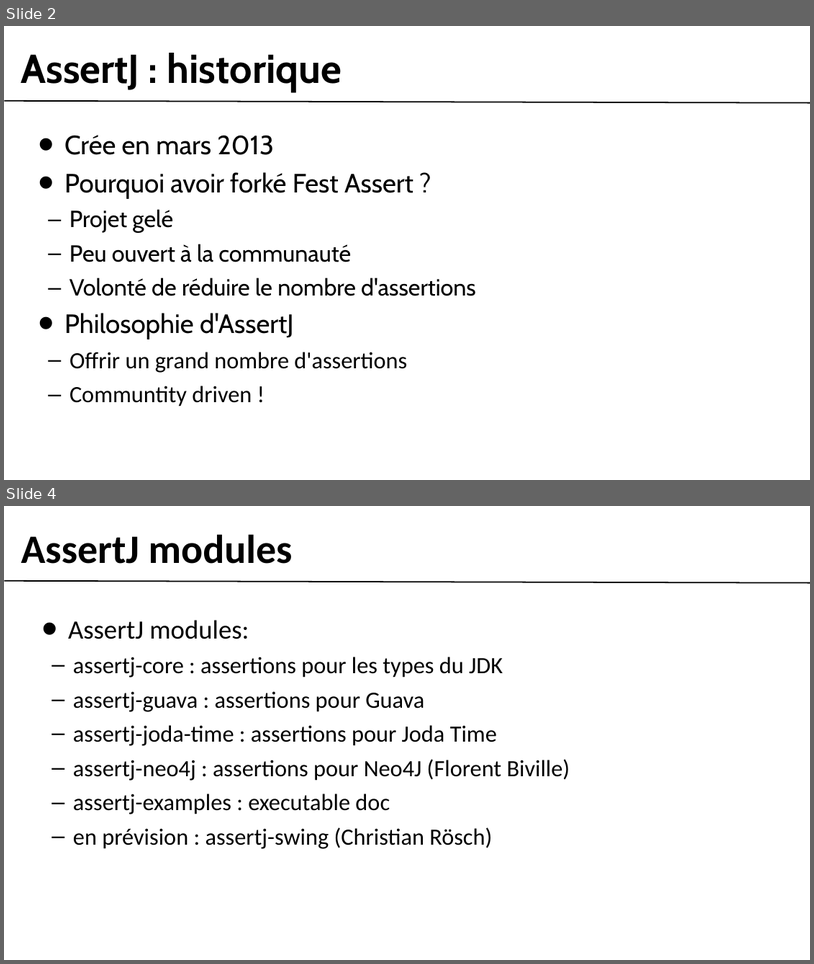
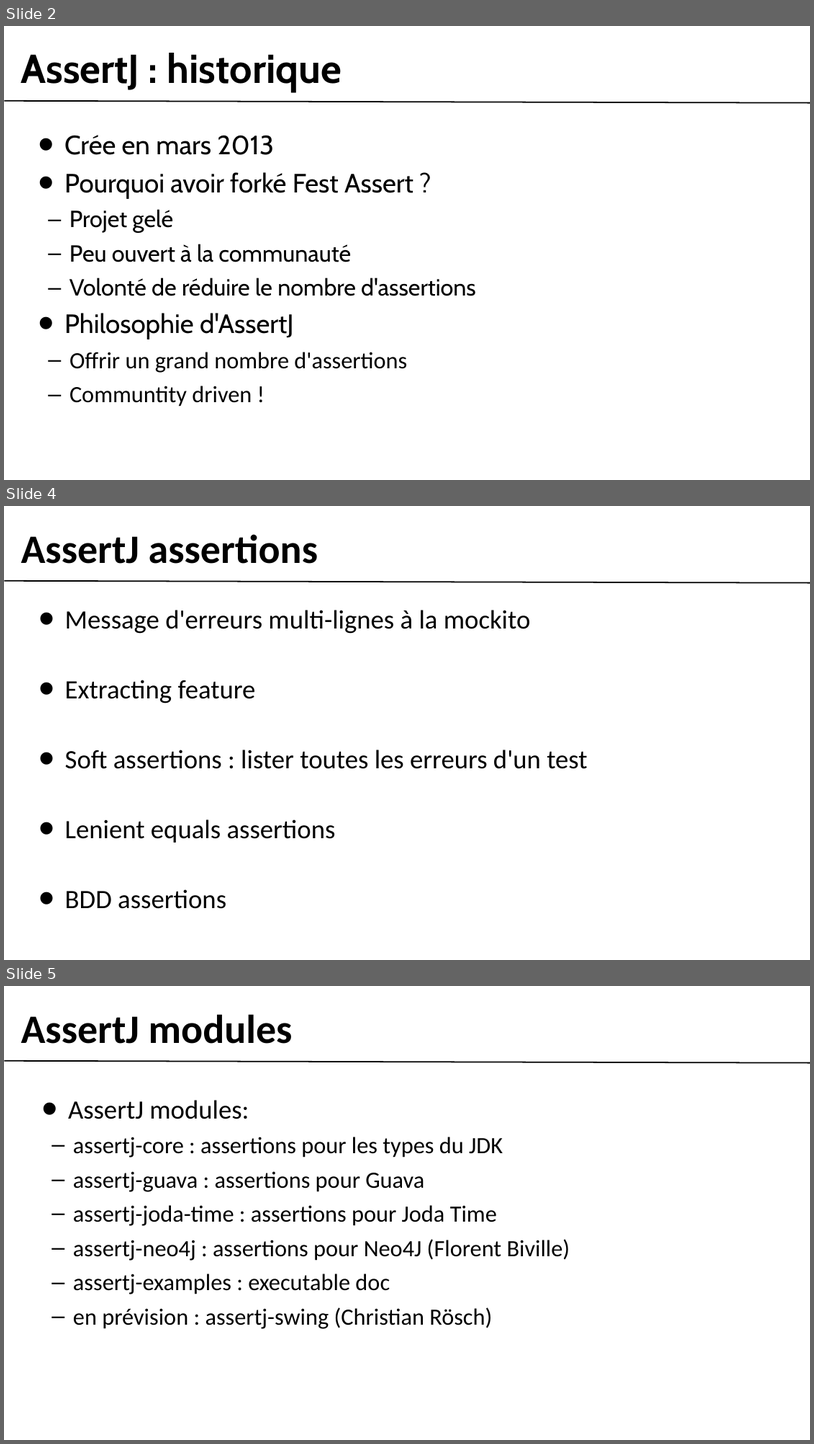
Before and after one commit to assertj/assertj-examples, a slide deck: src/pres/Octo - AssertJ.odp. Shown one above the other, each under a label of ours: slides 2 and 4 before the commit, slides 2, 4 and 5 after it; the slides between them are not shown. The pictures are 814x964 and 814x1444 pixels, drawn with LibreOffice and Linux fonts; fonts in the diff are those of the drawing; background and template pictures are left out. Boxes give left, top, right and bottom in pixels: in the first picture for what was removed or moved away, otherwise in the second. Text is boxed around its words. In the diff, an @@ line names an element or a change of style, - is before the commit and + after.

```diff
--- a/src/pres/Octo - AssertJ.odp
+++ b/src/pres/Octo - AssertJ.odp
@@ slide 4 added at <box>4,506,810,960</box>, background #FFFFFF; not listed: 1 template element that a slide beside it also shows @@
@@ title added at <box>21,534,318,564</box>, 64 pt, text #000000, bold @@
+AssertJ assertions
@@ text added at <box>65,610,587,908</box>, 42 pt, text #000000 @@
+• Message d'erreurs multi-lignes à la mockito
+• Extracting feature
+• Soft assertions : lister toutes les erreurs d'un test
+• Lenient equals assertions
+• BDD assertions
@@ what was slide 4 is now slide 5 @@
```
Also in this commit, not shown: 3 slides changed, 2 other files.
